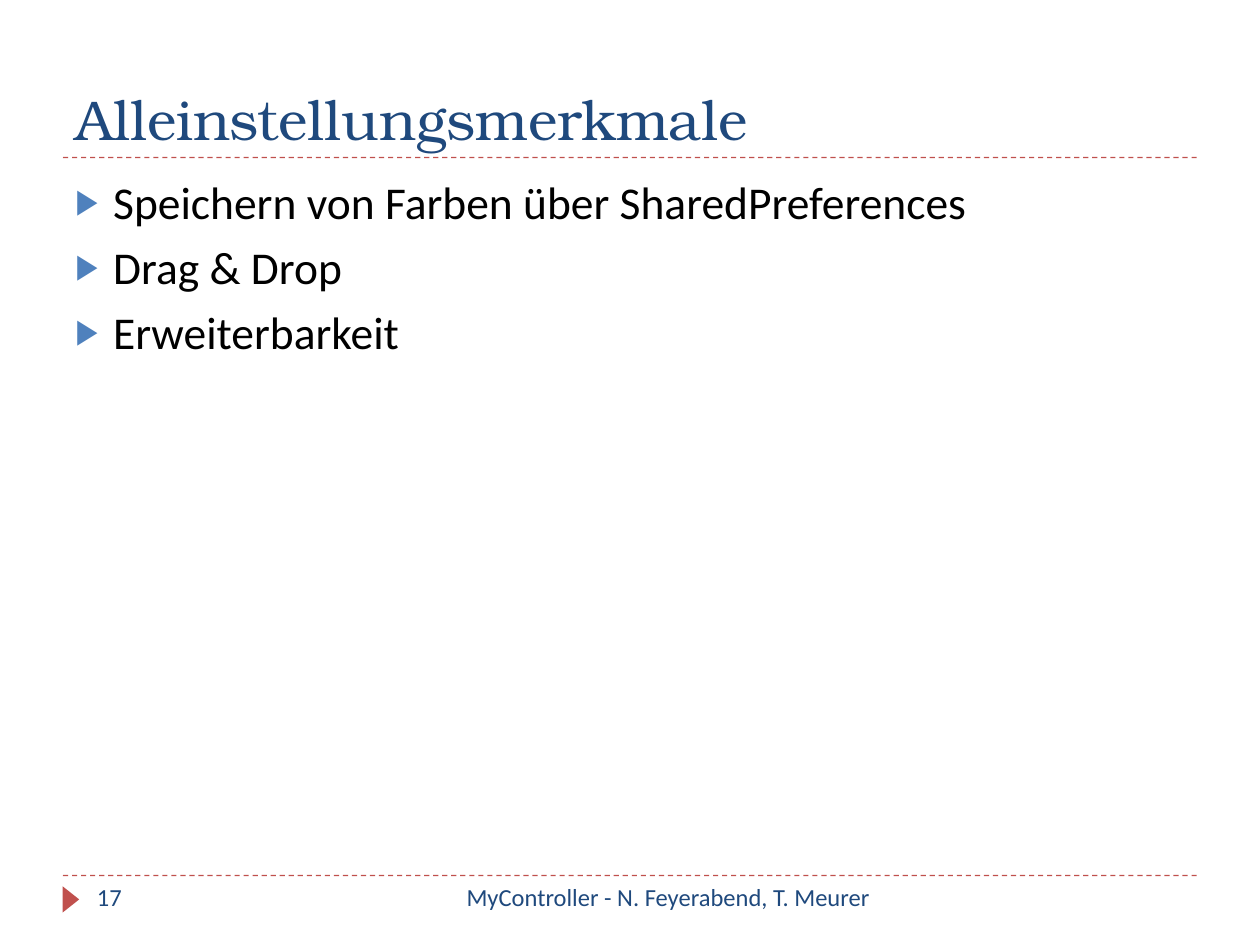
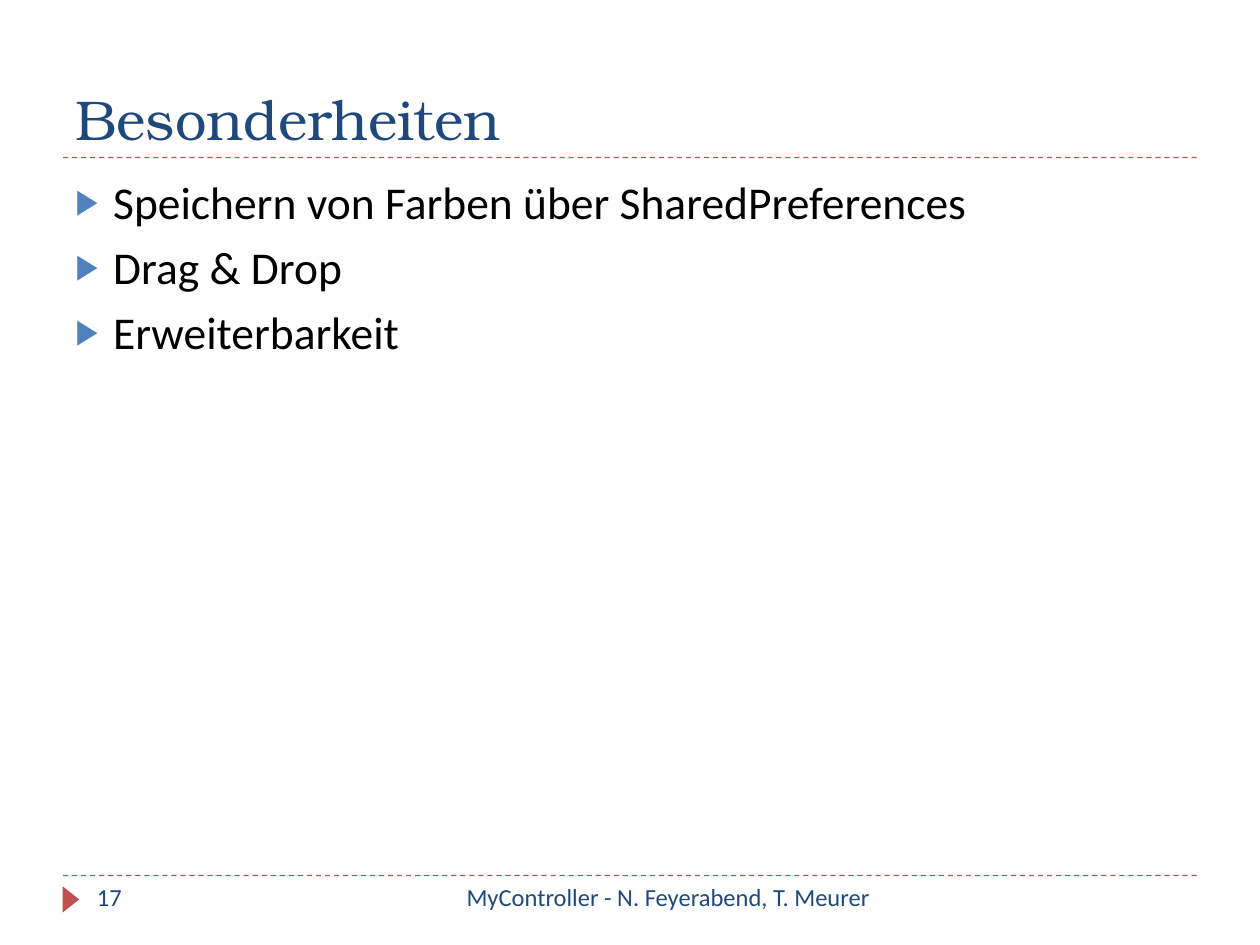
Before and after one commit to iBot/WP_SHC, a slide deck: slide 17 of dokumente/Präsentation/MyController.pptx. Drawn at 1260x945 pixels with LibreOffice and Linux fonts; fonts in the diff are those of the drawing. Boxes give left, top, right and bottom in pixels: in the first picture for what was removed or moved away, otherwise in the second. Text is boxed around its words. In the diff, an @@ line names an element or a change of style, - is before the commit and + after.

```diff
--- a/dokumente/Präsentation/MyController.pptx
+++ b/dokumente/Präsentation/MyController.pptx
@@ title at (75, 100, 500, 141): text changed @@
-Alleinstellungsmerkmale
+Besonderheiten
```
Also in this commit, not shown: 7 other slides changed.
